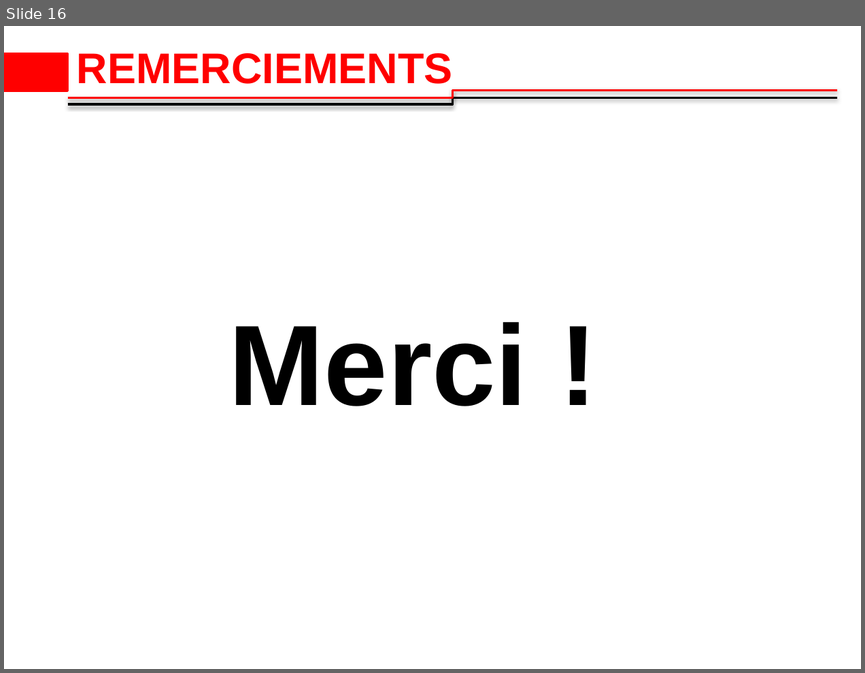
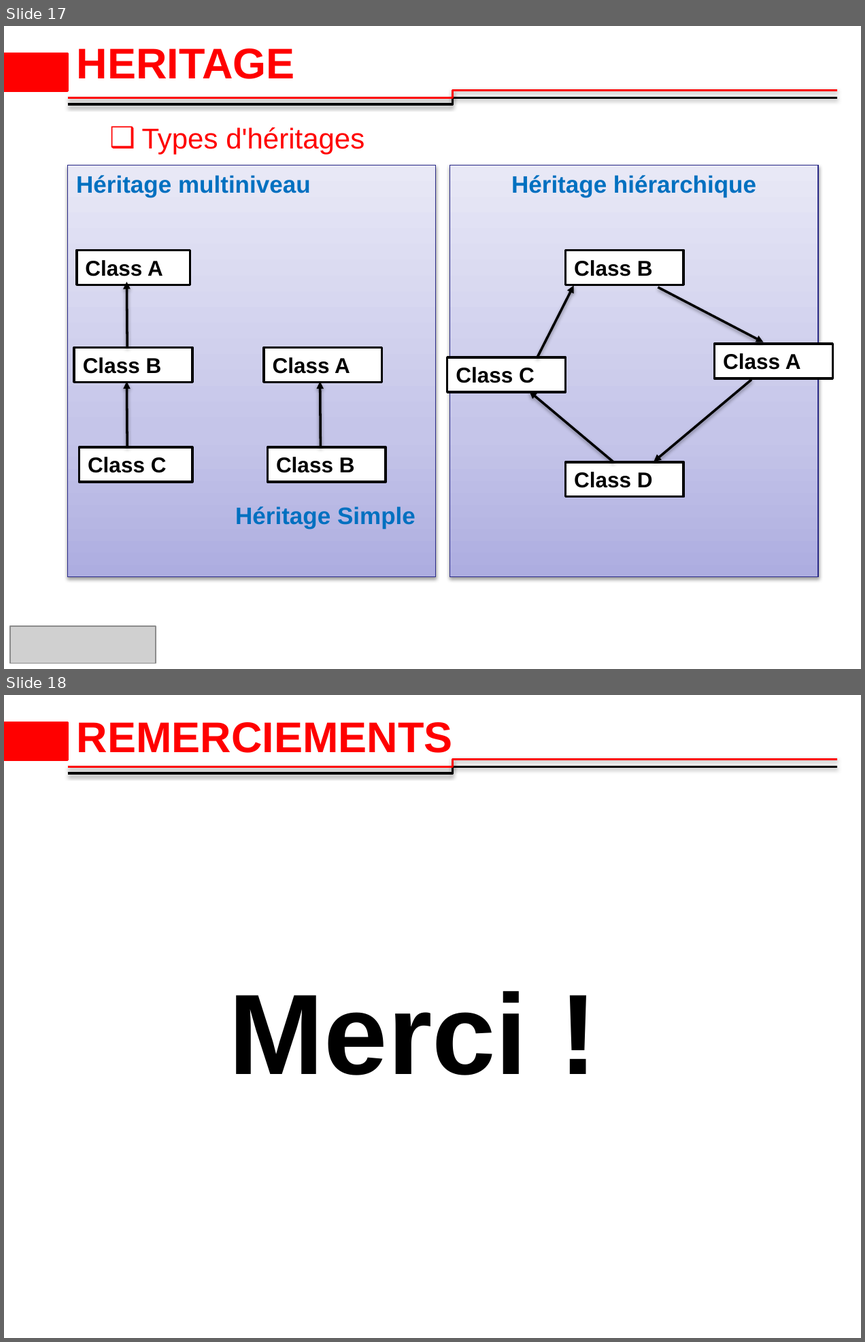
Before and after one commit to 2losky/Poo_Java, a slide deck: java-oop latest.pptx. Shown one above the other, each under a label of ours: slide 16 before the commit, slides 17 and 18 after it. The pictures are 865x673 and 865x1342 pixels, drawn with LibreOffice and Linux fonts; fonts in the diff are those of the drawing; grey boxes stand for pictures; background and template pictures are left out. Boxes give left, top, right and bottom in pixels: in the first picture for what was removed or moved away, otherwise in the second. Text is boxed around its words. In the diff, an @@ line names an element or a change of style, - is before the commit and + after.

Commit message:
Add heritages types images and end section

```diff
--- a/java-oop latest.pptx
+++ b/java-oop latest.pptx
@@ slide 17 added at <box>4,26,861,669</box>, background #FFFFFF; not listed: 3 template elements that a slide beside it also shows @@
@@ title added at <box>77,48,295,79</box>, 36 pt, text #FF0000, bold @@
+HERITAGE
@@ text added at <box>142,127,364,154</box>, 24 pt, text #FF0000 @@
+❑ Types d'héritages
@@ text added at <box>76,175,311,197</box>, 20 pt, text #0070C0, bold @@
+Héritage multiniveau
@@ text added at <box>511,175,756,197</box>, 20 pt, text #0070C0, bold @@
+Héritage hiérarchique
@@ rectangle added at <box>77,250,190,284</box>, fill #FFFFFF, outline #000000 2 pt, 18 pt, text #000000, bold @@
+Class A
@@ rectangle added at <box>565,250,683,284</box>, fill #FFFFFF, outline #000000 2 pt, 18 pt, text #000000, bold @@
+Class B
@@ arrow added from (127, 347) to (126, 281), #000000 2 pt @@
@@ arrow added from (537, 358) to (574, 286), #000000 2 pt @@
@@ arrow added from (657, 287) to (763, 342), #000000 2 pt @@
@@ rectangle added at <box>74,347,192,382</box>, fill #FFFFFF, outline #000000 2 pt, 18 pt, text #000000, bold @@
+Class B
@@ rectangle added at <box>264,347,382,382</box>, fill #FFFFFF, outline #000000 2 pt, 18 pt, text #000000, bold @@
+Class A
@@ rectangle added at <box>715,344,832,378</box>, fill #FFFFFF, outline #000000 2 pt, 18 pt, text #000000, bold @@
+Class A
@@ rectangle added at <box>447,356,565,391</box>, fill #FFFFFF, outline #000000 2 pt, 18 pt, text #000000, bold @@
+Class C
@@ arrow added from (127, 447) to (126, 382), #000000 2 pt @@
@@ arrow added from (320, 447) to (320, 382), #000000 2 pt @@
@@ arrow added from (613, 462) to (529, 391), #000000 2 pt @@
@@ arrow added from (751, 379) to (653, 461), #000000 2 pt @@
@@ rectangle added at <box>79,447,192,481</box>, fill #FFFFFF, outline #000000 2 pt, 18 pt, text #000000, bold @@
+Class C
@@ rectangle added at <box>267,447,385,481</box>, fill #FFFFFF, outline #000000 2 pt, 18 pt, text #000000, bold @@
+Class B
@@ rectangle added at <box>565,462,683,497</box>, fill #FFFFFF, outline #000000 2 pt, 18 pt, text #000000, bold @@
+Class D
@@ text added at <box>235,506,415,529</box>, 20 pt, text #0070C0, bold @@
+Héritage Simple
@@ picture added at <box>10,626,156,662</box> @@
@@ what was slide 16 is now slide 18 @@
```
Also in this commit, not shown: 1 slide changed, 1 other slide added, 2 other files.
